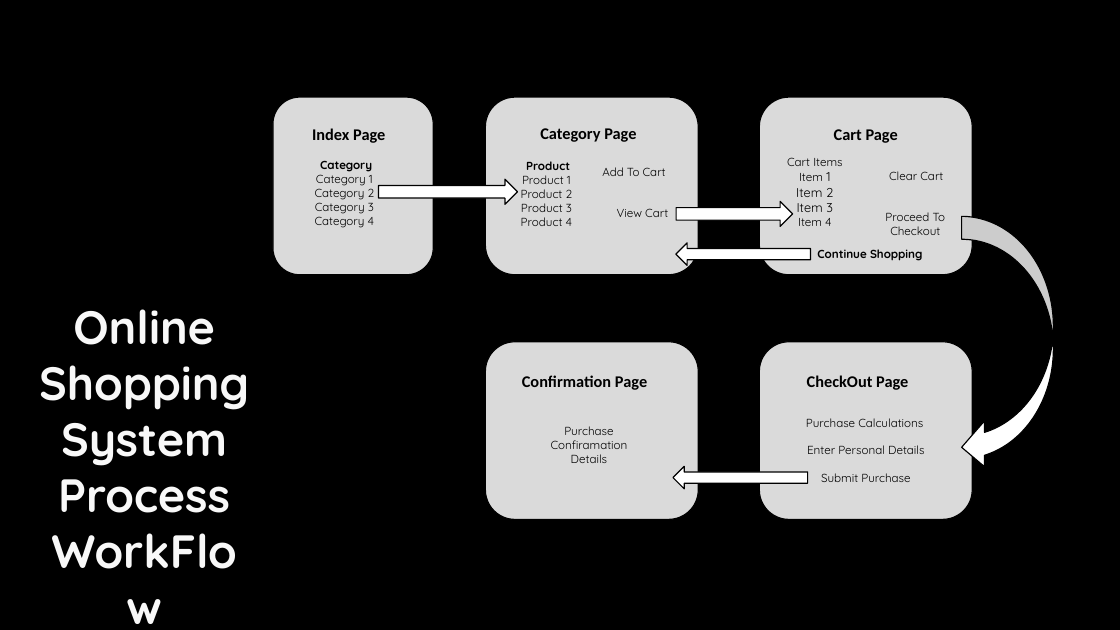
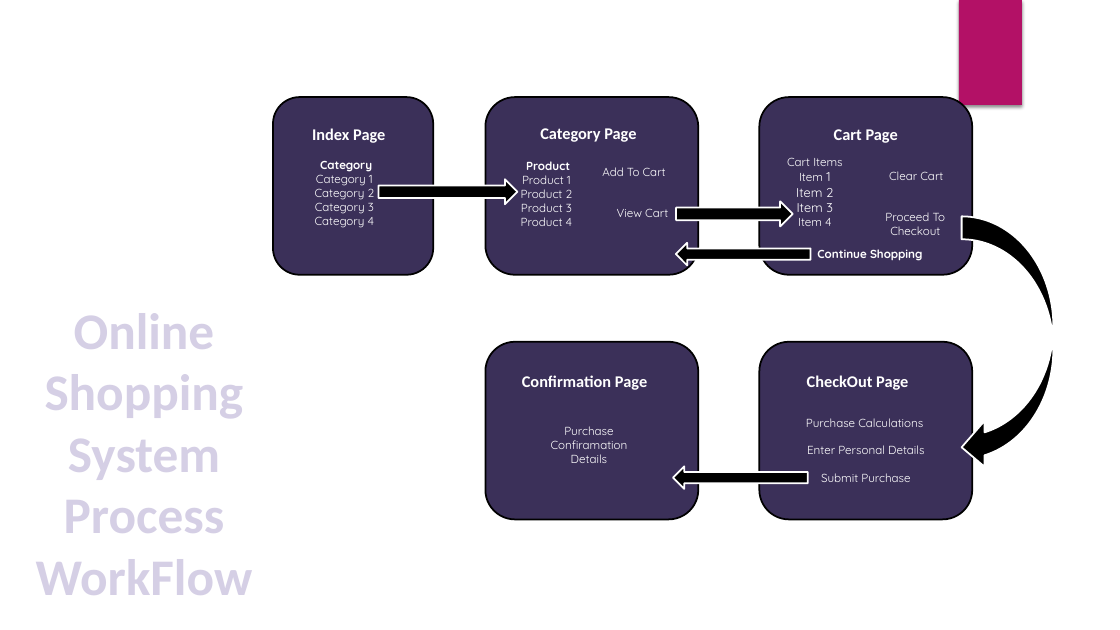
Before and after one commit to lalitgiri/Angular_Practice_Program, a slide deck: slide 22 of Ecommerce-Project/report data/project ppt.pptx (slide 21 before the commit). Drawn at 1120x630 pixels with LibreOffice and Linux fonts; fonts in the diff are those of the drawing; background and template pictures are left out. Boxes give left, top, right and bottom in pixels: in the first picture for what was removed or moved away, otherwise in the second. Text is boxed around its words. In the diff, an @@ line names an element or a change of style, - is before the commit and + after.

```diff
--- a/Ecommerce-Project/report data/project ppt.pptx
+++ b/Ecommerce-Project/report data/project ppt.pptx
@@ background #000000 to #FFFFFF @@
@@ rectangle added at (959,0,1022,105), fill #B31166 @@
@@ text "Online Shopping System Process WorkFlow" at (36,313,253,595): size 40 to 44 pt, font Quicksand to Calibri, text colour pattern #DADADA on #F8F8F8 to pattern #3B3059 on #D5CFE5, letter outline #A3A3A3 1 pt to #2C2443 1 pt @@
@@ fill #DADADA to #3B3059; outline #000000 1 pt to #000000 1.5 pt in 5 elements at (273,97,434,275), (486,97,698,275), (760,97,972,275), (760,342,972,519), (486,342,698,519) @@
@@ text colour #000000 to #FFFFFF in 17 elements at (312,128,385,143), (540,128,636,142), (521,161,573,226), (602,167,666,176), (617,208,668,217), (834,129,898,143), (787,157,842,226), (315,161,375,228), (889,171,943,180), (885,213,946,235), (817,249,922,261), (807,375,908,390), (806,418,923,427), (807,445,924,454), (821,473,910,482), (522,375,647,390), (551,426,628,463) @@
@@ fill #FFFFFF to #000000; outline #000000 1 pt to #FFFFFF 1.5 pt in 5 elements at (379,179,518,204), (676,202,793,227), (676,243,811,266), (962,217,1054,471), (673,466,807,489) @@
```
Also in this commit, not shown: 37 other slides changed, 3 slides added, 1 slide removed, 2 other files.
